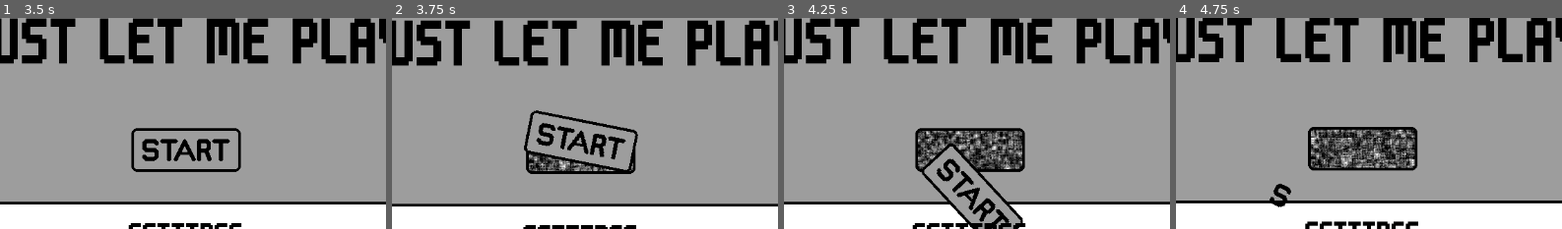
Above: before the commit, frames 1-4 (left to right).
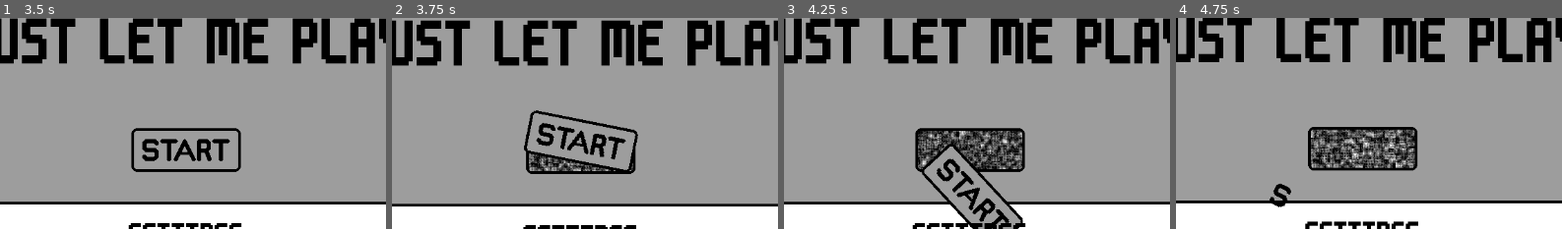
Above: after the commit, the same moments.

Repository: conor-wilson/secret-sapphire
Game: Godot game, scene res://scenes/main.tscn
The game is run twice, just before and just after one commit, with the same random seed, the same clock (stepped at 60 frames per second) and the same inputs. The engine's default icon, where the game draws it, is replaced by a stand-in: a white triangle on a blue panel in a dark square.
Inputs (mouse positions are % of the whole screen's width and height, from its top left):
- Up to frame 1 (3.5 s): tap Enter at 0.5 s; move the mouse to (49, 38) at 0.52 s; hold Right (ui_right) 0.53-1.25 s; click (49, 38) at 0.6 s; click "SETTINGS" at 1.25 s; click "BACK" at 2 s; tap Space at 2.75 s; move the mouse to (49, 38) at 2.77 s; hold Right (ui_right) from 2.78 s (still down); click (49, 38) at 2.85 s
- Up to frame 2 (3.75 s): tap Enter at 3.5 s; move the mouse to (49, 56) at 3.52 s; release Right (ui_right) at 3.53 s; hold Left (ui_left) from 3.53 s (still down); click (49, 56) at 3.6 s
- Up to frame 3 (4.25 s): keep holding Left (ui_left)
- Up to frame 4 (4.75 s): move the mouse to (6, 11) at 4.27 s; release Left (ui_left) at 4.28 s; hold Right (ui_right) from 4.28 s (still down); click (6, 11) at 4.35 s
The pictures show only the part of the screen within x 25-75%, y 25-74%; the shares and areas given below are measured in that part.

Frame 1 is identical in both runs. In frame 2, 0.7% of the frame differs, in the area x 35-63%, y 64-73%; in frame 3, 2.7%; in frame 4, 3.5%, in the area x 34-62%, y 52-72%.

Commit message:
Adjusted hell bot to have a better pixelled model

Diff:
--- a/let-me-play/scenes/help_bot.gd
+++ b/let-me-play/scenes/help_bot.gd
@@ -127,6 +127,8 @@
 	await $AnimatedSprite2D.frame_changed
 	await $AnimatedSprite2D.frame_changed
 	await $AnimatedSprite2D.frame_changed
+	await $AnimatedSprite2D.frame_changed
+	await $AnimatedSprite2D.frame_changed
 	boom.emit()
 
 	await $AnimatedSprite2D.animation_finished
--- a/let-me-play/scenes/main_menu.gd
+++ b/let-me-play/scenes/main_menu.gd
@@ -94,11 +94,11 @@
 		#animate_letters()
 
 func animate_letters():
-	$RunningLetters/S.spawn($RigidLetters/S.position+Vector2(0,-20))
-	$RunningLetters/T1.spawn($RigidLetters/T1.position+Vector2(0,-20))
-	$RunningLetters/A1.spawn($RigidLetters/A1.position+Vector2(0,-20))
-	$RunningLetters/R.spawn($RigidLetters/R.position+Vector2(0,-20))
-	$RunningLetters/T2.spawn($RigidLetters/T2.position+Vector2(0,-20))
+	$RunningLetters/S.spawn($RigidLetters/S.position+Vector2(0,-25))
+	$RunningLetters/T1.spawn($RigidLetters/T1.position+Vector2(0,-25))
+	$RunningLetters/A1.spawn($RigidLetters/A1.position+Vector2(0,-25))
+	$RunningLetters/R.spawn($RigidLetters/R.position+Vector2(0,-25))
+	$RunningLetters/T2.spawn($RigidLetters/T2.position+Vector2(0,-25))
 
 	$RigidLetters/S.queue_free()
 	$RigidLetters/T1.queue_free()
Binary file changed: let-me-play/assets/art/HellBot-Sheet.png
Not shown, changed: aseprite/HellBot.aseprite
